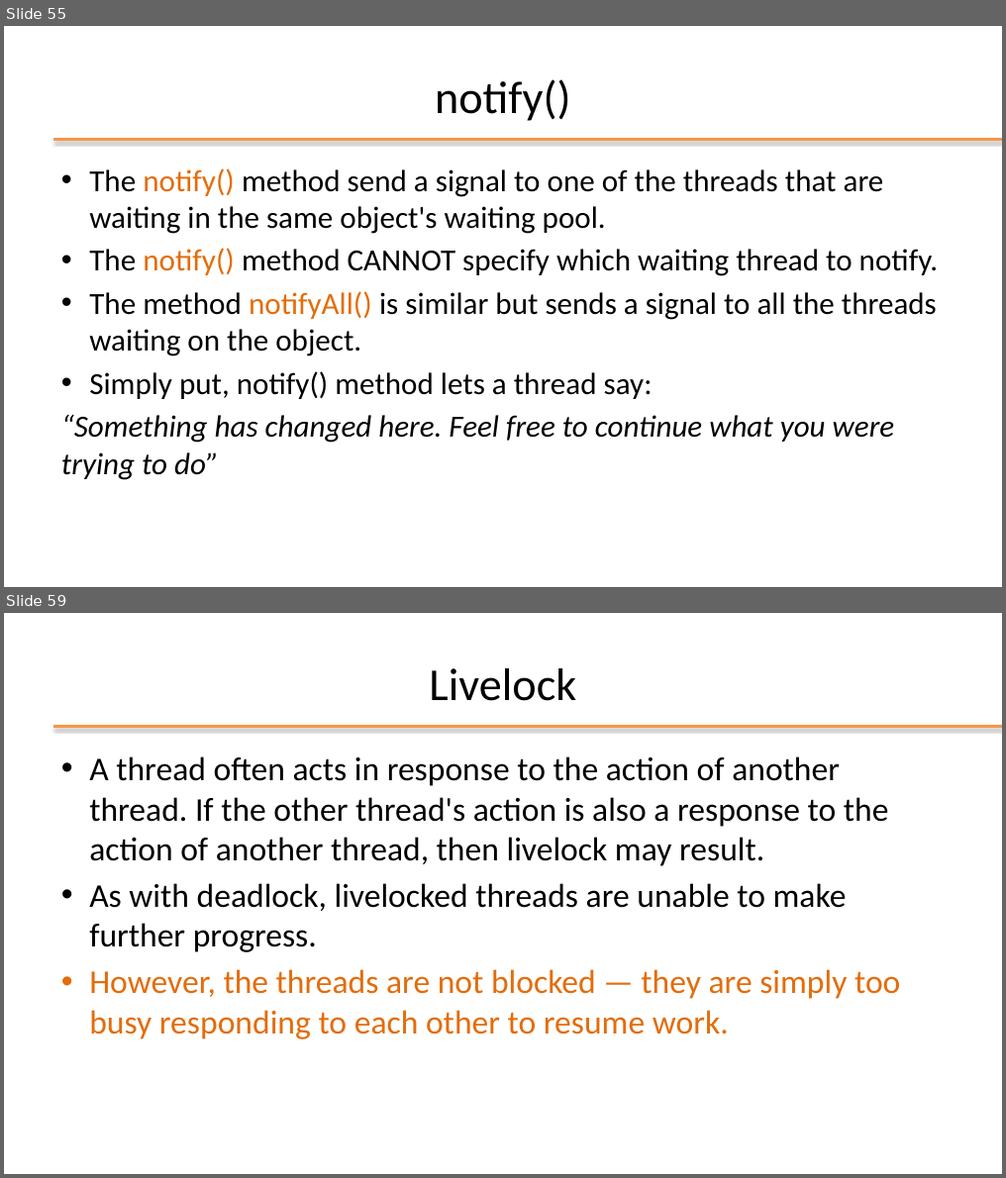
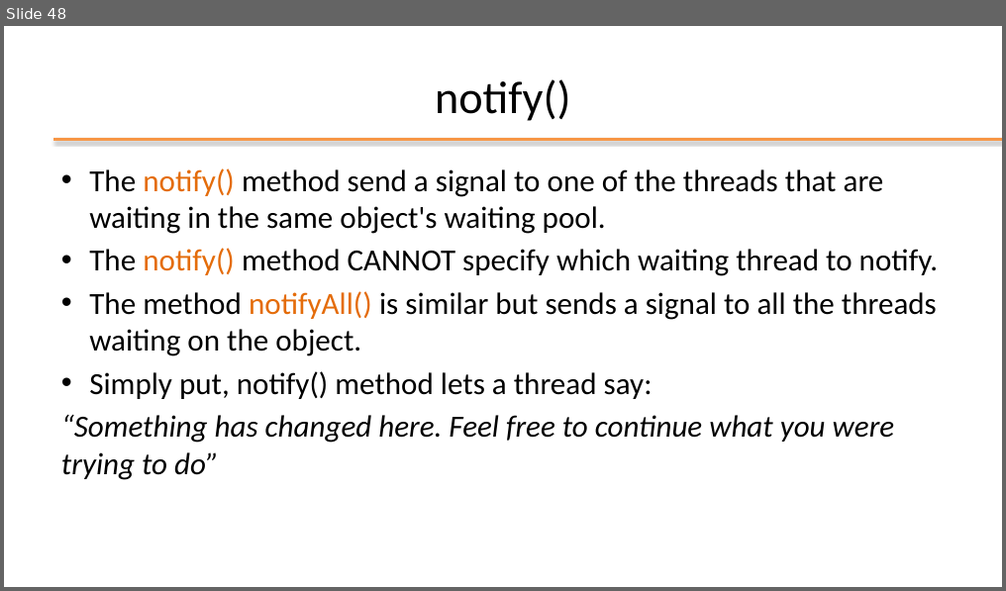
Before and after one commit to nbicocchi/learn-java-core, a slide deck: assets/slides/P2 - Java Multi-Threading.pptx. Shown one above the other, each under a label of ours: slides 55 and 59 before the commit, slide 48 after it; the slides between them are not shown. The pictures are 1006x1178 and 1006x591 pixels, drawn with LibreOffice and Linux fonts; fonts in the diff are those of the drawing; background and template pictures are left out. Boxes give left, top, right and bottom in pixels: in the first picture for what was removed or moved away, otherwise in the second. Text is boxed around its words. In the diff, an @@ line names an element or a change of style, - is before the commit and + after.

```diff
--- a/assets/slides/P2 - Java Multi-Threading.pptx
+++ b/assets/slides/P2 - Java Multi-Threading.pptx
@@ slide 59 removed at box(4, 613, 1002, 1174), background #FFFFFF; not listed: 1 template element that a slide beside it also shows @@
@@ title removed at box(429, 668, 576, 701) @@
-Livelock
@@ text removed at box(89, 757, 900, 1040) @@
-• A thread often acts in response to the action of another thread. If the other thread's action is also a response to the action of another thread, then livelock may result.
-• As with deadlock, livelocked threads are unable to make further progress.
-• However, the threads are not blocked — they are simply too busy responding to each other to resume work.
@@ what was slide 55 is now slide 48 @@
```
Also in this commit, not shown: 9 slides changed, 11 other slides removed, 2 other files.
